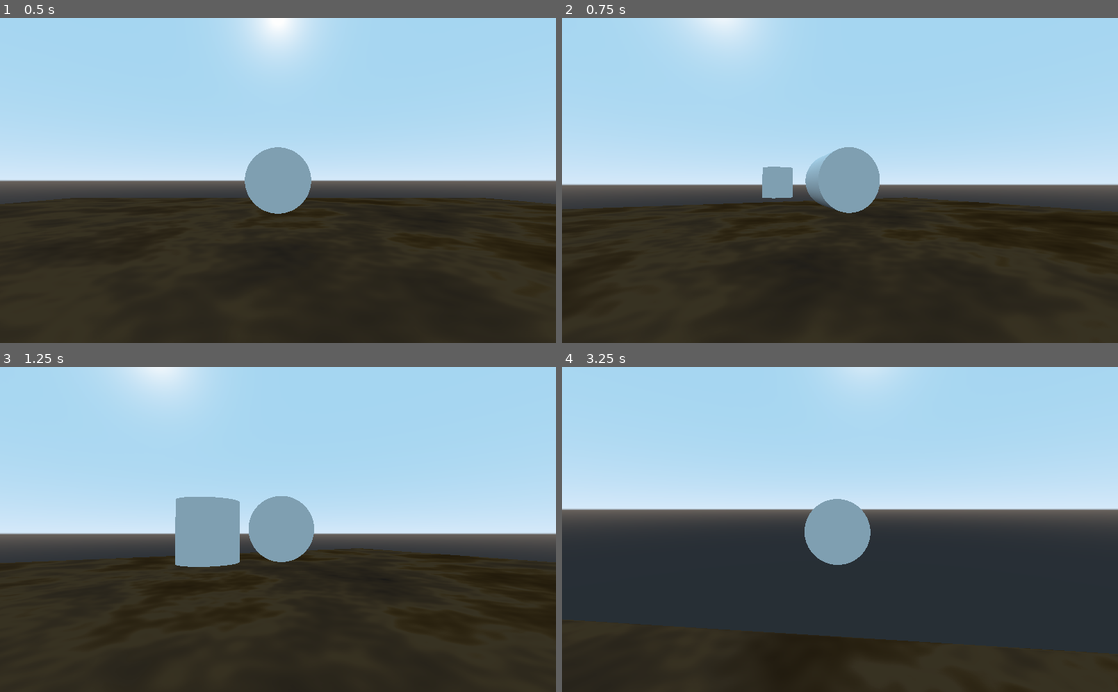
Above: before the commit, frames 1-4 (two rows, left to right).
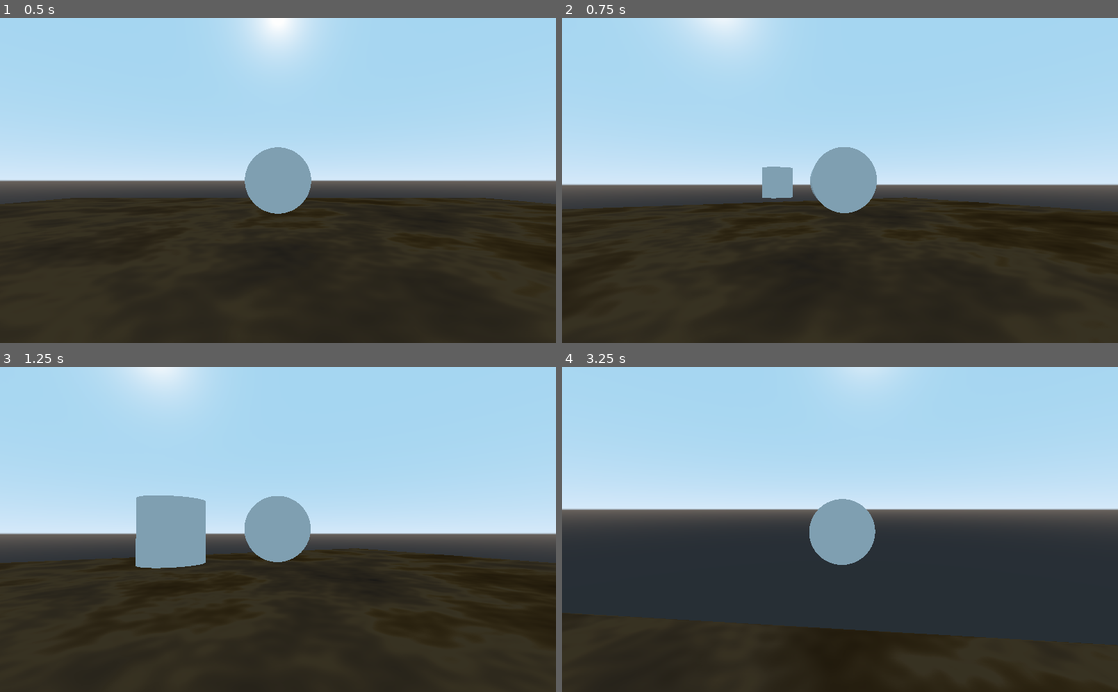
Above: after the commit, the same moments.

Repository: PDHTEC/HelpBender
Game: Godot game, scene res://Main.tscn
Same seed, same stepped clock (60 frames per second), same inputs: the game is played once before the commit and once after it.
Inputs (mouse positions are in pixels of both pictures, inside the frame that each line leads up to):
- Up to frame 1 (0.5 s): no input
- Up to frame 2 (0.75 s): tap Enter at 0.5 s; move the mouse to (867, 180) at 0.52 s; hold W (forward) from 0.53 s (still down); click (867, 180) at 0.6 s
- Up to frame 3 (1.25 s): keep holding W (forward)
- Up to frame 4 (3.25 s): keep holding W (forward); move the mouse to (812, 529) at 1.27 s; click (812, 529) at 1.35 s; move the mouse to (851, 523) at 2.02 s; click (851, 523) at 2.1 s; move the mouse to (834, 536) at 2.77 s; click (834, 536) at 2.85 s

Frame 1 is identical in both runs. In frame 2, 0.4% of the frame differs, in the area x 36-96%, y 39-61%; in frame 3, 3.2%, in the area x 2-100%, y 39-62%; in frame 4, 1.3%.

Commit message:
Drifting
Turning doesn't immediately stop when key is no longer pressed. Additionally A/D keys no longer do anything.

Diff:
--- a/HelpBender/Creature.gd
+++ b/HelpBender/Creature.gd
@@ -13,6 +13,7 @@
 var dead : bool
 
 var velocity : Vector3
+var rotation_velocity : Vector3
 
 var gravity_vector : Vector3 = ProjectSettings.get_setting("physics/3d/default_gravity_vector")
 var gravity_magnitude : int = ProjectSettings.get_setting("physics/3d/default_gravity")
--- a/HelpBender/Player.gd
+++ b/HelpBender/Player.gd
@@ -21,16 +21,23 @@
 	var forward = Vector3(forwardx,cam.forward.y*0.5,forwardz)
 	if Input.is_action_pressed("forward"):
 		velocity += forward*movement_speed
-		rotation_degrees.y += cam.rotation_degrees.y*delta*2
-		cam.rotation_degrees.y -= cam.rotation_degrees.y*delta*2
+		rotation_velocity.y += cam.rotation_degrees.y
 	if Input.is_action_pressed("back"):
 		velocity += forward*-movement_speed*0.25
 	if Input.is_action_pressed("left"):
 		#velocity += cam.left*movement_speed
-		rotation_degrees.y += delta*90
+		#rotation_velocity.y += 45
+		pass
 	if Input.is_action_pressed("right"):
 		#velocity += cam.left*-movement_speed
-		rotation_degrees.y -= delta*90
+		#rotation_velocity.y -= 45
+		pass
 	velocity *= 0.97
 	velocity = velocity.limit_length(max_speed)
 	velocity = move_and_slide(velocity,-gravity_vector)
+
+	rotation_velocity *= 0.9
+	if is_on_floor():
+		rotation_velocity*=0.9
+	rotation_degrees += rotation_velocity*delta
+	cam.rotation_degrees.y -= rotation_velocity.y*delta
